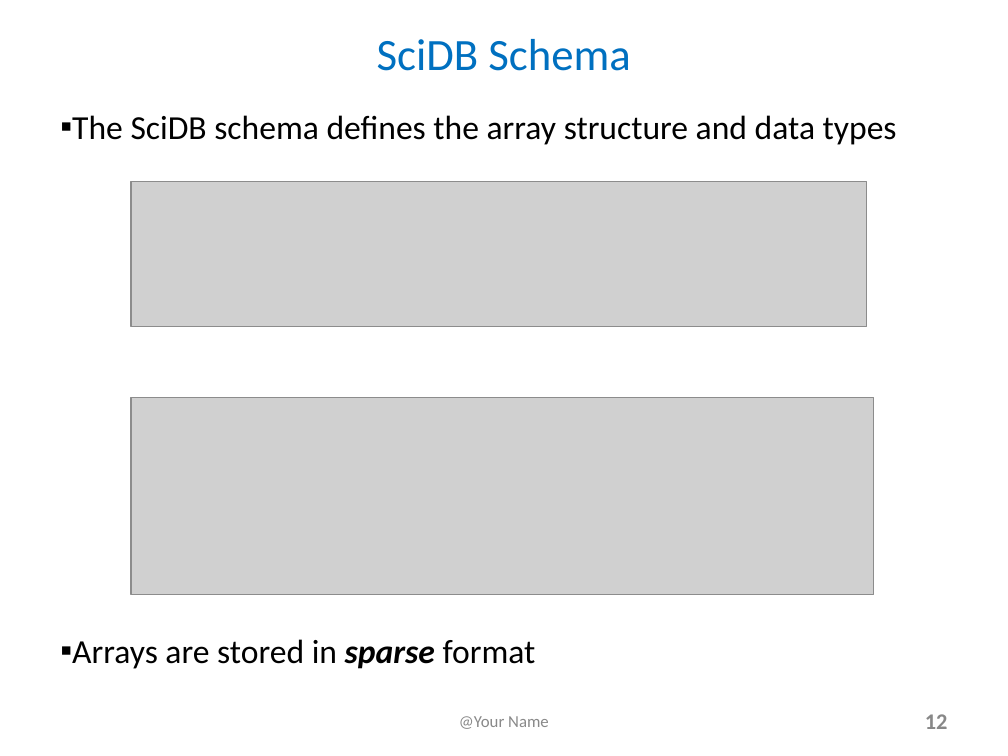
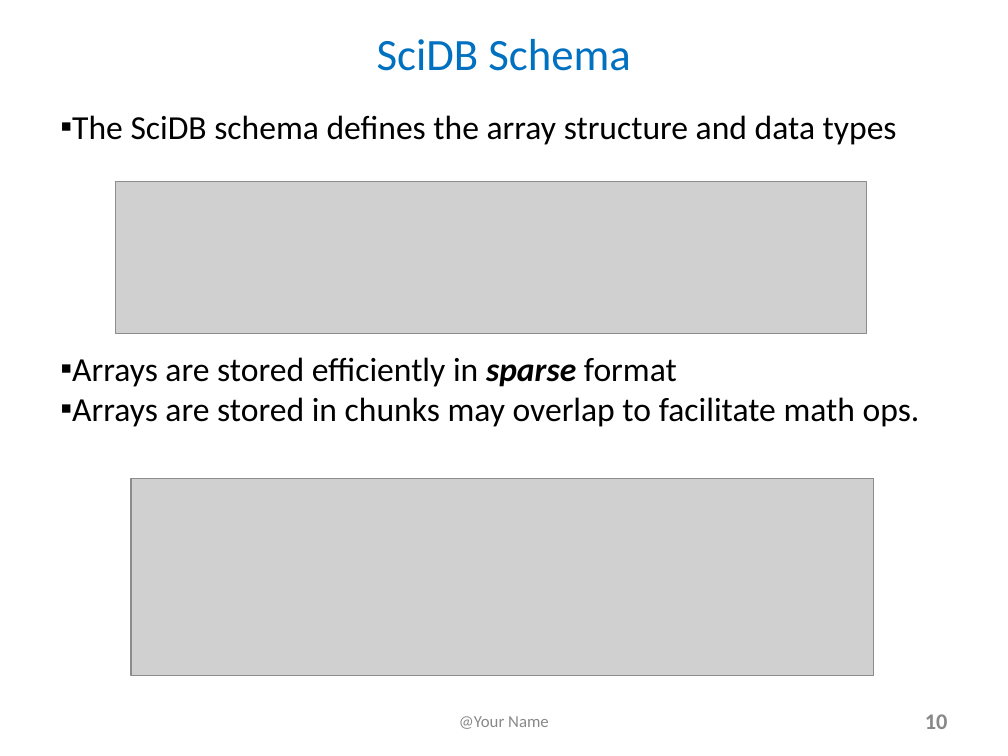
Before and after one commit to lchiaying/SciDB-project, a slide deck: slide 10 of FinalProjectSlides and YouTubeTitlePage_e63_2017.pptx (slide 12 before the commit). Drawn at 1008x756 pixels with LibreOffice and Linux fonts; fonts in the diff are those of the drawing; grey boxes stand for pictures. Boxes give left, top, right and bottom in pixels: in the first picture for what was removed or moved away, otherwise in the second. Text is boxed around its words. In the diff, an @@ line names an element or a change of style, - is before the commit and + after.

```diff
--- a/FinalProjectSlides and YouTubeTitlePage_e63_2017.pptx
+++ b/FinalProjectSlides and YouTubeTitlePage_e63_2017.pptx
@@ picture: place and size @@
-picture at (131, 181, 867, 327)
+picture at (116, 181, 867, 334)
@@ text at (72, 357, 920, 427): text changed @@
-▪ Arrays are stored in sparse format
+▪ Arrays are stored efficiently in sparse format
+▪ Arrays are stored in chunks may overlap to facilitate math ops.
@@ picture: place and size @@
-picture at (131, 397, 874, 595)
+picture at (131, 478, 874, 675)
@@ page number at (925, 714, 948, 729): text changed @@
-12
+10
```
Also in this commit, not shown: 6 other slides changed, 1 slide added, 1 slide removed, 13 other files.
